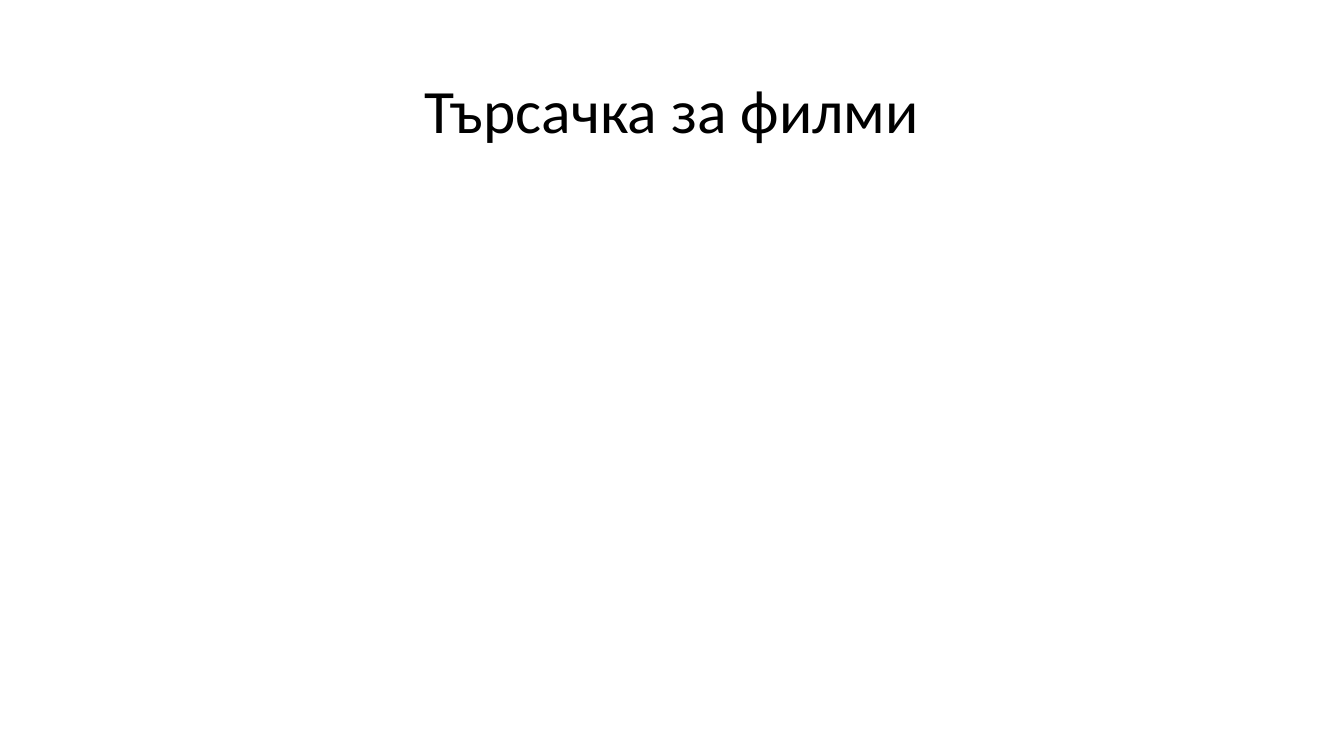
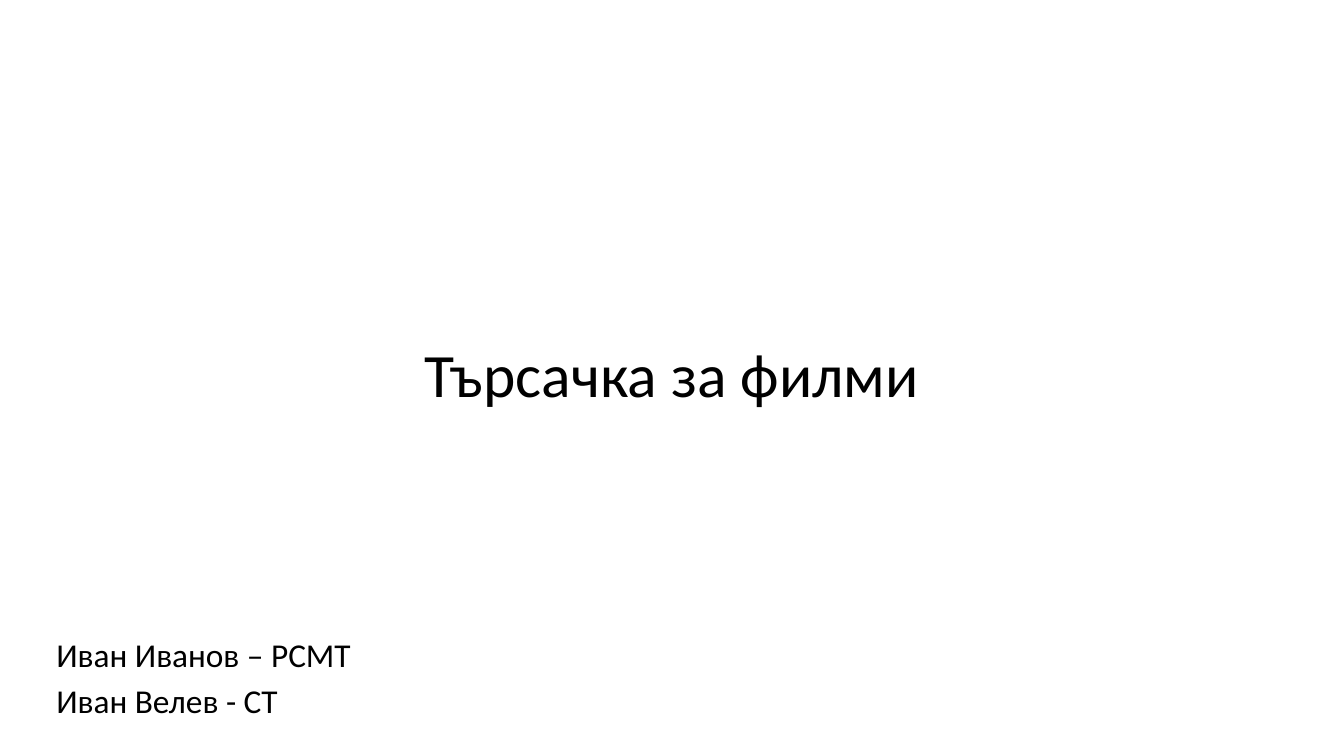
Before and after one commit to ivanovx/fmi-informational-retrieval, a slide deck: slide 1 of Проект.pptx (slide 2 before the commit). Drawn at 1344x756 pixels with LibreOffice and Linux fonts; fonts in the diff are those of the drawing. Boxes give left, top, right and bottom in pixels: in the first picture for what was removed or moved away, otherwise in the second. Text is boxed around its words. In the diff, an @@ line names an element or a change of style, - is before the commit and + after.

```diff
--- a/Проект.pptx
+++ b/Проект.pptx
@@ title "Търсачка за филми": place and size @@
-title "Търсачка за филми" at <box>424,91,919,143</box>
+title "Търсачка за филми" at <box>424,355,919,407</box>
@@ text added at <box>56,645,351,714</box>, 23.8 pt, text #000000 @@
+Иван Иванов – РСМТ
+Иван Велев - СТ
```
Also in this commit, not shown: 4 other slides changed, 2 slides removed.
